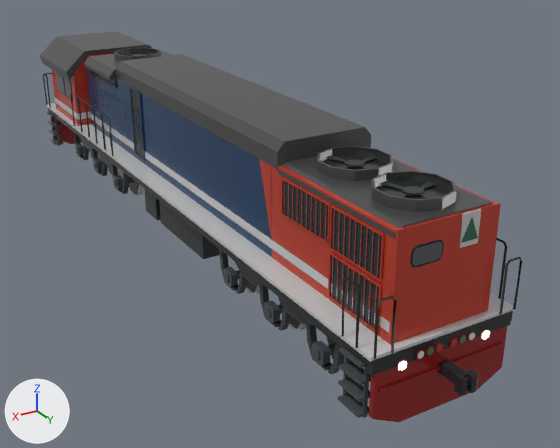
The glTF model docs/models/cc205-rebuild-low-packed.glb as it was, and as the next commit left it.
Rendered twice from a 50 mm lens placed at (7.04, 14.95, 7.25), pointed at (-1.12, 1.34, 0.45). Every picture has the same lights, and +X, +Y and +Z are marked at lower left. The picture after the commit comes second. Where no turn or scale is listed for an object, it has been applied to the vertices. Vertices at exactly the same position are counted once.

Objects in the first picture: 'locomotive-body', 'rail-bogie--1', 'rail-bogie-1', 'rail-coupler--1' and 5 more.
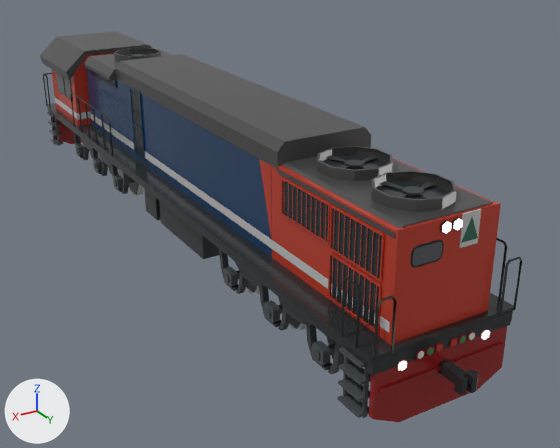
What differs and where, as boxes (x1, y1, x2, y2) in the pictures (560 x 448 px; the box of a moved part takes in the faces that stretch with it):
part 1 of me_locomotive_body_surfaces, added: after (454, 218, 463, 230)
part 2 of me_locomotive_body_surfaces, added: after (442, 222, 452, 234)
part 3 of me_locomotive_body_surfaces, moved or reshaped: (328, 206, 471, 360) in both
part 4 of me_locomotive_body_surfaces, recoloured: (46, 103, 515, 362) in both

Diff of the bpy script that builds the scene:
```diff
--- a/docs/models/cc205-rebuild-low-packed.glb.py
+++ b/docs/models/cc205-rebuild-low-packed.glb.py
@@ me_locomotive_body_surfaces @@
 # used by ob_locomotive_body; location = (0.0, 0.0, 0.0)
-me_locomotive_body_surfaces.from_pydata(...)  # 2415 vertices, 3198 faces; spans x -1.4..1.4, y -8.1..7.9, z 0.1..3.5
+me_locomotive_body_surfaces.from_pydata(...)  # 2463 vertices, 3278 faces; spans x -1.4..1.4, y -8.1..7.9, z 0.1..3.5
+# me_locomotive_body_surfaces part 1: a new loose piece, a 6-sided cylinder along y spanning x -0.178..-0.026, y 7.789..7.799, z 2.952..3.128, in mat_mat_cc205_r1_lamp_026
+# me_locomotive_body_surfaces part 2: a new loose piece, a 6-sided cylinder along y spanning x 0.026..0.178, y 7.789..7.799, z 2.952..3.128, in mat_mat_cc205_r1_lamp_026
+# me_locomotive_body_surfaces part 3
+# 118 faces are deleted
+# 8 vertices move within x -0.4..0.4, y 7.9, z 1.2
+# 118 new faces join them, mat_mat_cc205_r1_paint_026
+# me_locomotive_body_surfaces part 4: 12 kept faces spanning x -1.4..1.4, y -8.0..7.9, z 1.4 get new vertex colours; the middle colour goes from light grey #c6c6c6 to black #292c2e
+# other edits to the shape of me_locomotive_body_surfaces do not show in these pictures
 me_locomotive_body_surfaces.materials.append(mat_mat_cc205_r1_paint_026)
```
